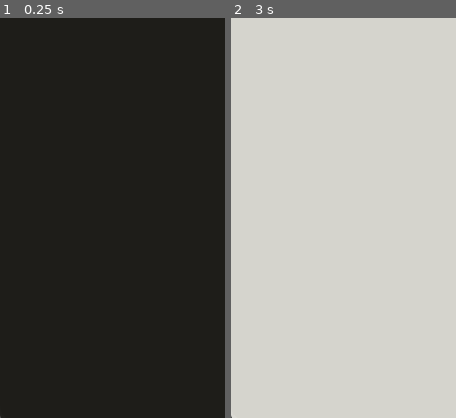
Above: before the commit, frames 1-2 (left to right).
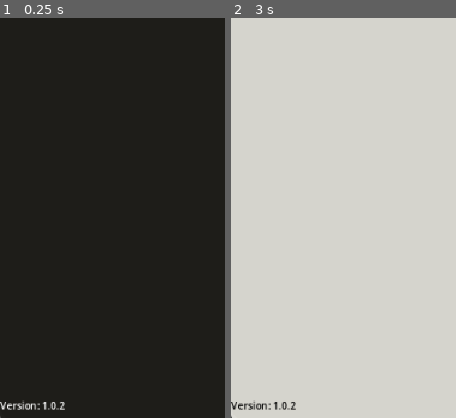
Above: after the commit, the same moments.

Repository: Phlegmlee/WordCounter
Game: Godot game, scene res://application_manager.tscn
Two runs of this game, one before a commit and one after it. Both use one fixed random seed, a clock stepped at 60 frames per second and the inputs below.
Inputs:
- Up to frame 1 (0.25 s): no input
- Up to frame 2 (3 s): click "Dark Mode" at 0.5 s; click "FILE" at 1.25 s; click "FILE" at 2 s; click "Dark Mode" at 2.75 s
The pictures show only the part of the screen within x 0-50%, y 50-100%; the shares and areas given below are measured in that part.

The runs differ from the first frame. In frame 1, 0.4% of the frame differs, in the area x 0-29%, y 95-98%; in frame 2, 0.3%.

Commit message:
Refactor - Settings
Pulled settings out of application manager.

Diff:
--- a/application_manager.tscn
+++ b/application_manager.tscn
@@ -3,8 +3,9 @@
 [ext_resource type="Script" uid="uid://c48bnvanmxqfn" path="res://scripts/application_manager.gd" id="1_7p4e6"]
 [ext_resource type="Theme" uid="uid://blumm687felup" path="res://themes/dark_mode_theme.tres" id="1_45ls7"]
 [ext_resource type="Script" uid="uid://mru5w1mruvv6" path="res://scripts/tab_manager.gd" id="3_0wcup"]
-
-[node name="ApplicationManager" type="Control" unique_id=1677307658 node_paths=PackedStringArray("root", "darkmode_toggle", "word_count_entry", "month_entry", "day_entry", "year_entry", "notes_entry", "wc_log")]
+[ext_resource type="Script" uid="uid://cby2x5m0kkwa" path="res://scripts/settings.gd" id="4_wty1r"]
+
+[node name="ApplicationManager" type="Control" unique_id=1677307658 node_paths=PackedStringArray("word_count_entry", "month_entry", "day_entry", "year_entry", "notes_entry", "wc_log")]
 layout_mode = 3
 anchors_preset = 15
 anchor_right = 1.0
@@ -13,8 +14,6 @@
 grow_vertical = 2
 theme = ExtResource("1_45ls7")
 script = ExtResource("1_7p4e6")
-root = NodePath(".")
-darkmode_toggle = NodePath("TabContainer/Settings/DarkMode")
 word_count_entry = NodePath("TabContainer/Home/WordCountEntry/SpinBox")
 month_entry = NodePath("TabContainer/Home/DateEntry/Month")
 day_entry = NodePath("TabContainer/Home/DateEntry/Day")
@@ -229,8 +228,11 @@
 editable = false
 wrap_mode = 1
 
-[node name="Settings" type="Control" parent="TabContainer" unique_id=2142698076]
+[node name="Settings" type="Control" parent="TabContainer" unique_id=2142698076 node_paths=PackedStringArray("root", "darkmode_toggle")]
 layout_mode = 2
+script = ExtResource("4_wty1r")
+root = NodePath("../..")
+darkmode_toggle = NodePath("DarkMode")
 metadata/_tab_index = 2
 
 [node name="FILE" type="MenuButton" parent="TabContainer/Settings" unique_id=1710686115]
@@ -259,9 +261,17 @@
 text = "Dark Mode"
 
 [node name="version_label" type="Label" parent="TabContainer/Settings" unique_id=719492378]
-layout_mode = 0
+unique_name_in_owner = true
+layout_mode = 1
+anchors_preset = 2
+anchor_top = 1.0
+anchor_bottom = 1.0
+offset_top = -39.0
 offset_right = 40.0
-offset_bottom = 39.0
+grow_vertical = 0
+theme_override_font_sizes/font_size = 12
+horizontal_alignment = 1
+vertical_alignment = 1
 
 [connection signal="pressed" from="TabContainer/Home/Accept" to="." method="_on_accept_pressed"]
-[connection signal="toggled" from="TabContainer/Settings/DarkMode" to="." method="_on_dark_mode_toggled"]
+[connection signal="toggled" from="TabContainer/Settings/DarkMode" to="TabContainer/Settings" method="_on_dark_mode_toggled"]
--- a/scripts/application_manager.gd
+++ b/scripts/application_manager.gd
@@ -1,10 +1,5 @@
 extends Control
 
-#signal send_words_written(words_written)
-
-@export_category("GUI")
-@export var root : Control
-@export var darkmode_toggle : CheckButton
 
 @export_category("Entries")
 @export var word_count_entry : SpinBox
@@ -15,9 +10,6 @@
 
 @export_category("Log")
 @export var wc_log : TextEdit
-
-var light_theme = preload("res://themes/light-mode-theme.tres")
-var dark_theme = preload("res://themes/dark_mode_theme.tres")
 
 var date : Dictionary = {}
 
@@ -46,22 +38,9 @@
 
 
 func _ready() -> void:
-	_theme_check()
 	_file_check_create()
 	_load_data()
 	#print(OS.get_user_data_dir())
-
-
-
-func _theme_check() -> void:
-	if DisplayServer.is_dark_mode_supported():
-		if DisplayServer.is_dark_mode():
-			root.theme = dark_theme
-			darkmode_toggle.button_pressed = true
-		else:
-			root.theme = light_theme
-			darkmode_toggle.button_pressed = false
-
 
 
 func _file_check_create() -> void:
@@ -169,14 +148,6 @@
 
 
 
-func _on_dark_mode_toggled(toggled_on):
-	if toggled_on:
-		root.theme = dark_theme
-	else:
-		root.theme = light_theme
-
-
-
 func _on_accept_pressed():
 	_save_data()
 	_load_data()
--- /dev/null
+++ b/scripts/settings.gd
@@ -0,0 +1,33 @@
+class_name Settings
+extends Control
+
+@export_category("GUI")
+@export var root : Control
+@export var darkmode_toggle : CheckButton
+var light_theme = preload("res://themes/light-mode-theme.tres")
+var dark_theme = preload("res://themes/dark_mode_theme.tres")
+
+@onready var _version_label = %version_label
+@onready var _project_version = ProjectSettings.get("application/config/version")
+
+
+func _ready() -> void:
+	_theme_check()
+	_version_label.text = "Version: " + _project_version
+
+
+func _theme_check() -> void:
+	if DisplayServer.is_dark_mode_supported():
+		if DisplayServer.is_dark_mode():
+			root.theme = dark_theme
+			darkmode_toggle.button_pressed = true
+		else:
+			root.theme = light_theme
+			darkmode_toggle.button_pressed = false
+
+
+func _on_dark_mode_toggled(toggled_on):
+	if toggled_on:
+		root.theme = dark_theme
+	else:
+		root.theme = light_theme
Not shown, added: scripts/settings.gd.uid
